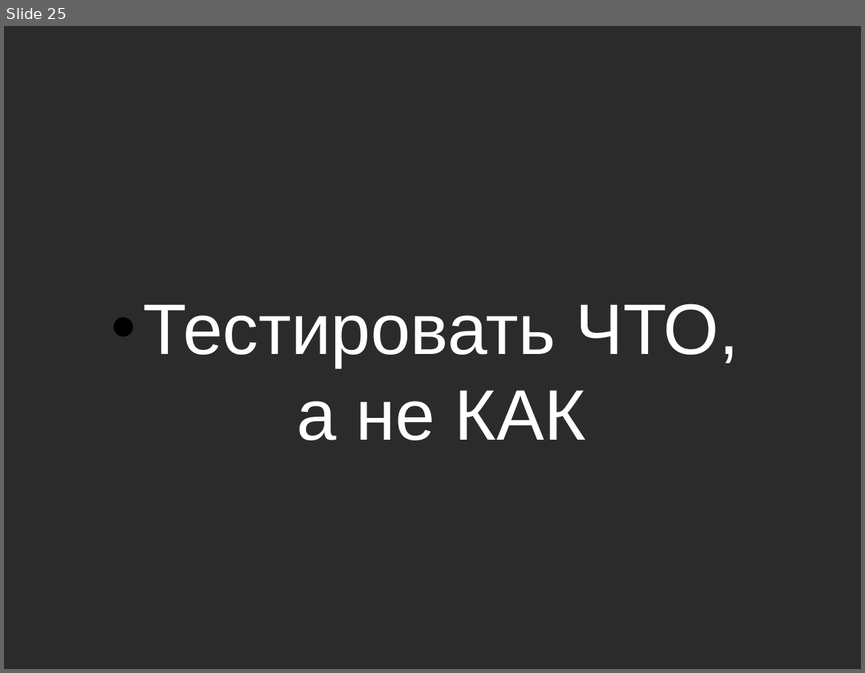
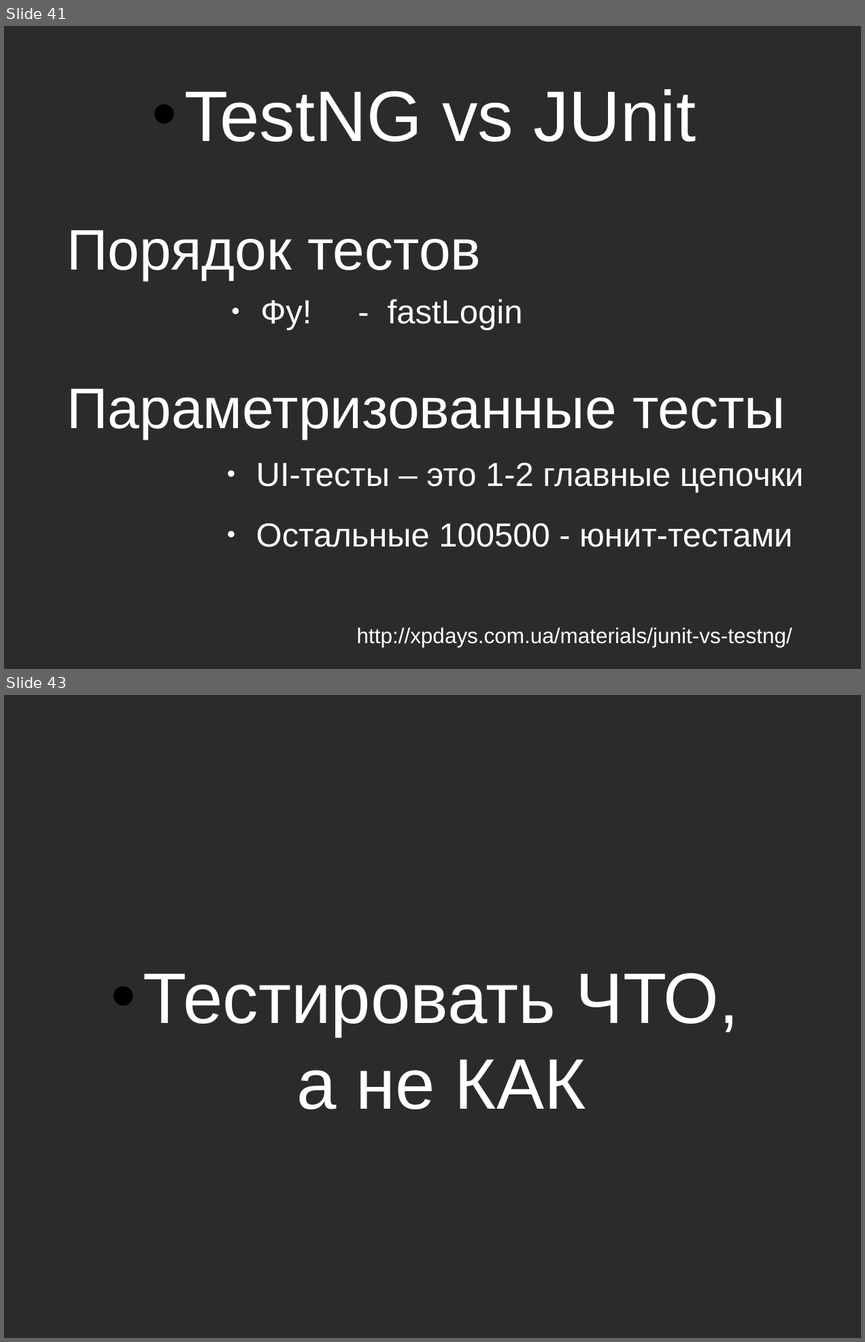
Before and after one commit to asolntsev/presentations, a slide deck: ui-tests/the_fast_and_the_continuous.seleniumcamp2014.odp. Shown one above the other, each under a label of ours: slide 25 before the commit, slides 41 and 43 after it; the slides between them are not shown. The pictures are 865x673 and 865x1342 pixels, drawn with LibreOffice and Linux fonts; fonts in the diff are those of the drawing; background and template pictures are left out; a plain dark background stands for a picture behind light text. Boxes give left, top, right and bottom in pixels: in the first picture for what was removed or moved away, otherwise in the second. Text is boxed around its words. In the diff, an @@ line names an element or a change of style, - is before the commit and + after.

```diff
--- a/ui-tests/the_fast_and_the_continuous.seleniumcamp2014.odp
+++ b/ui-tests/the_fast_and_the_continuous.seleniumcamp2014.odp
@@ slide 41 added at (4, 26, 861, 669), background picture (left out) @@
@@ text added at (184, 89, 696, 142), 60 pt, text #FFFFFF @@
+• TestNG vs JUnit
@@ title added at (67, 230, 481, 280), 48 pt, text #FFFFFF @@
+Порядок тестов
@@ title added at (260, 299, 523, 330), 28 pt, text #FFFFFF @@
+● Фу! - fastLogin
@@ title added at (67, 388, 785, 439), 48 pt, text #FFFFFF @@
+Параметризованные тесты
@@ title added at (256, 463, 804, 492), 28 pt, text #FFFFFF @@
+● UI-тесты – это 1-2 главные цепочки
@@ title added at (256, 522, 792, 547), 28 pt, text #FFFFFF @@
+● Остальные 100500 - юнит-тестами
@@ text added at (357, 627, 792, 647), 18 pt, text #FFFFFF @@
+http://xpdays.com.ua/materials/junit-vs-testng/
@@ what was slide 25 is now slide 43 @@
```
Also in this commit, not shown: 6 slides changed, 21 other slides added, 3 slides removed.
